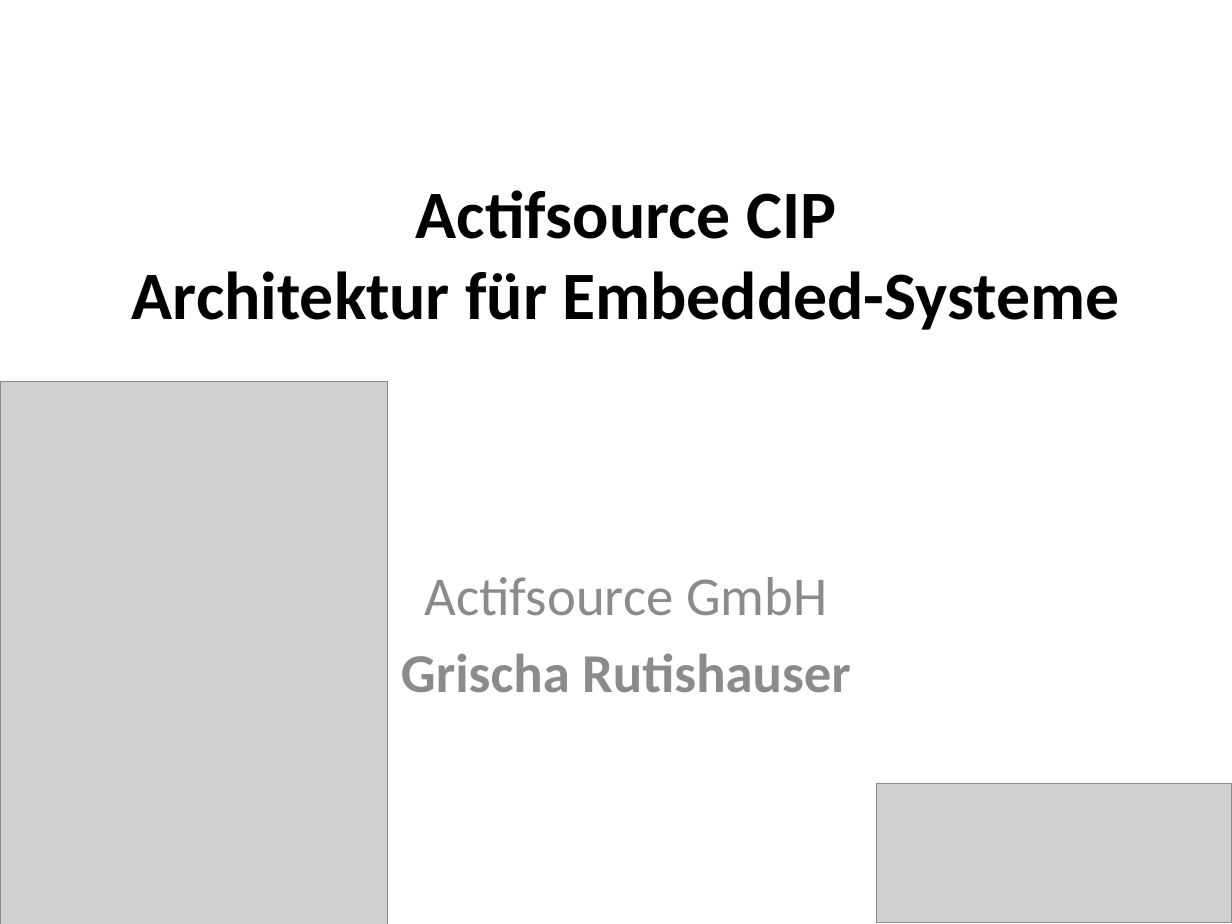
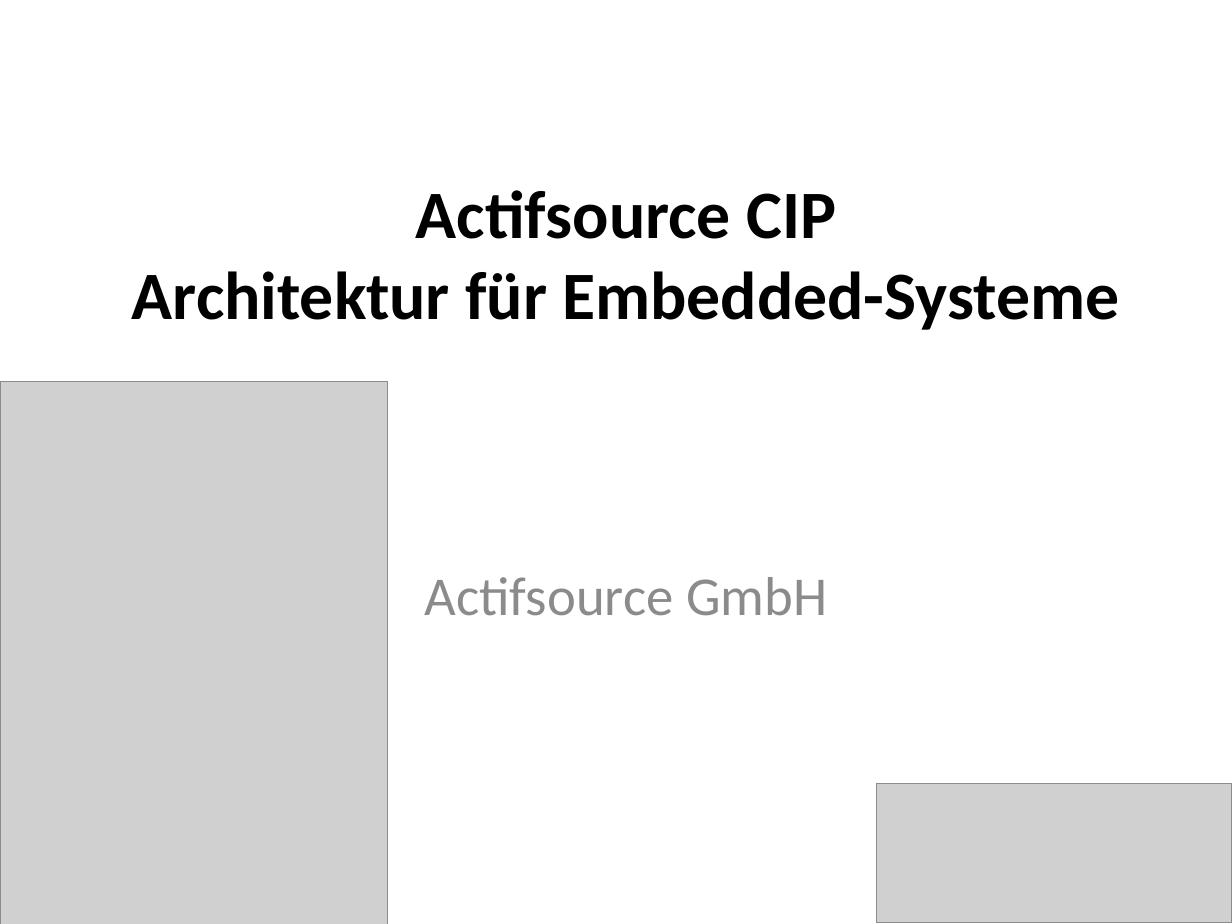
Before and after one commit to actifsource/ch.actifsource.example.cip, a slide deck: slide 1 of ch.actifsource.example.cip.course/docs/Actifsource CIP.pptx. Drawn at 1232x924 pixels with LibreOffice and Linux fonts; fonts in the diff are those of the drawing; grey boxes stand for pictures. Boxes give left, top, right and bottom in pixels: in the first picture for what was removed or moved away, otherwise in the second. Text is boxed around its words. In the diff, an @@ line names an element or a change of style, - is before the commit and + after.

```diff
--- a/ch.actifsource.example.cip.course/docs/Actifsource CIP.pptx
+++ b/ch.actifsource.example.cip.course/docs/Actifsource CIP.pptx
@@ subtitle at [401,653,851,693]: paragraph removed @@
-Grischa Rutishauser
```
Also in this commit, not shown: 9 other slides changed, 29 slides added, 4 slides removed, 1 other file.
